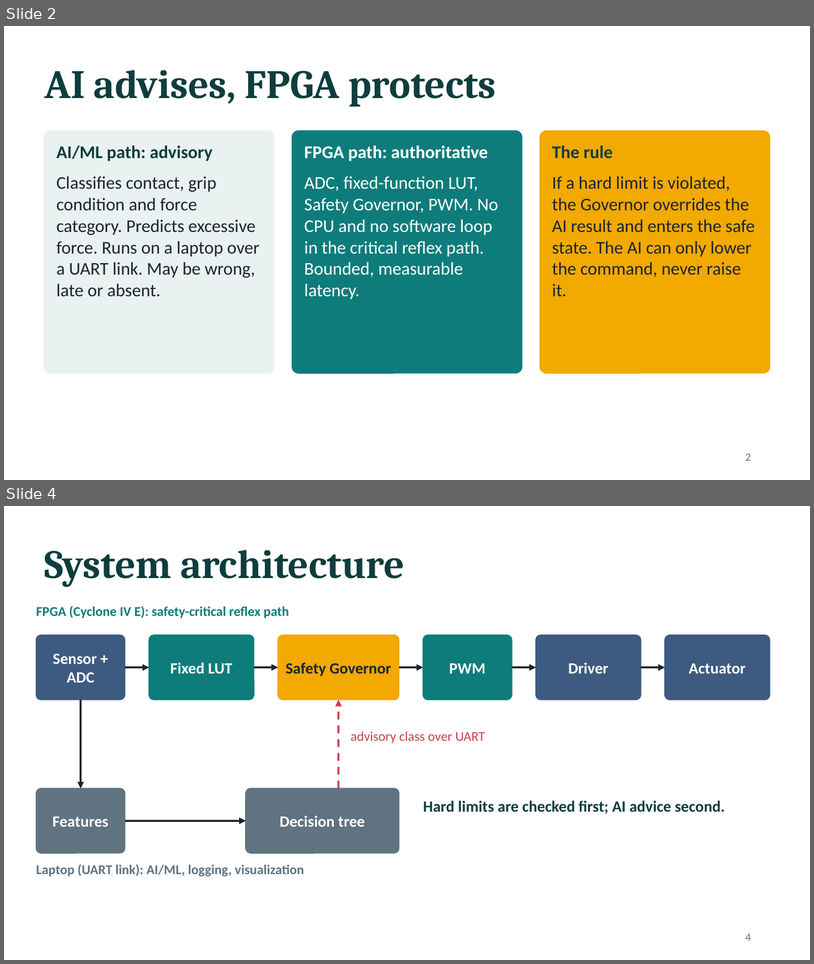
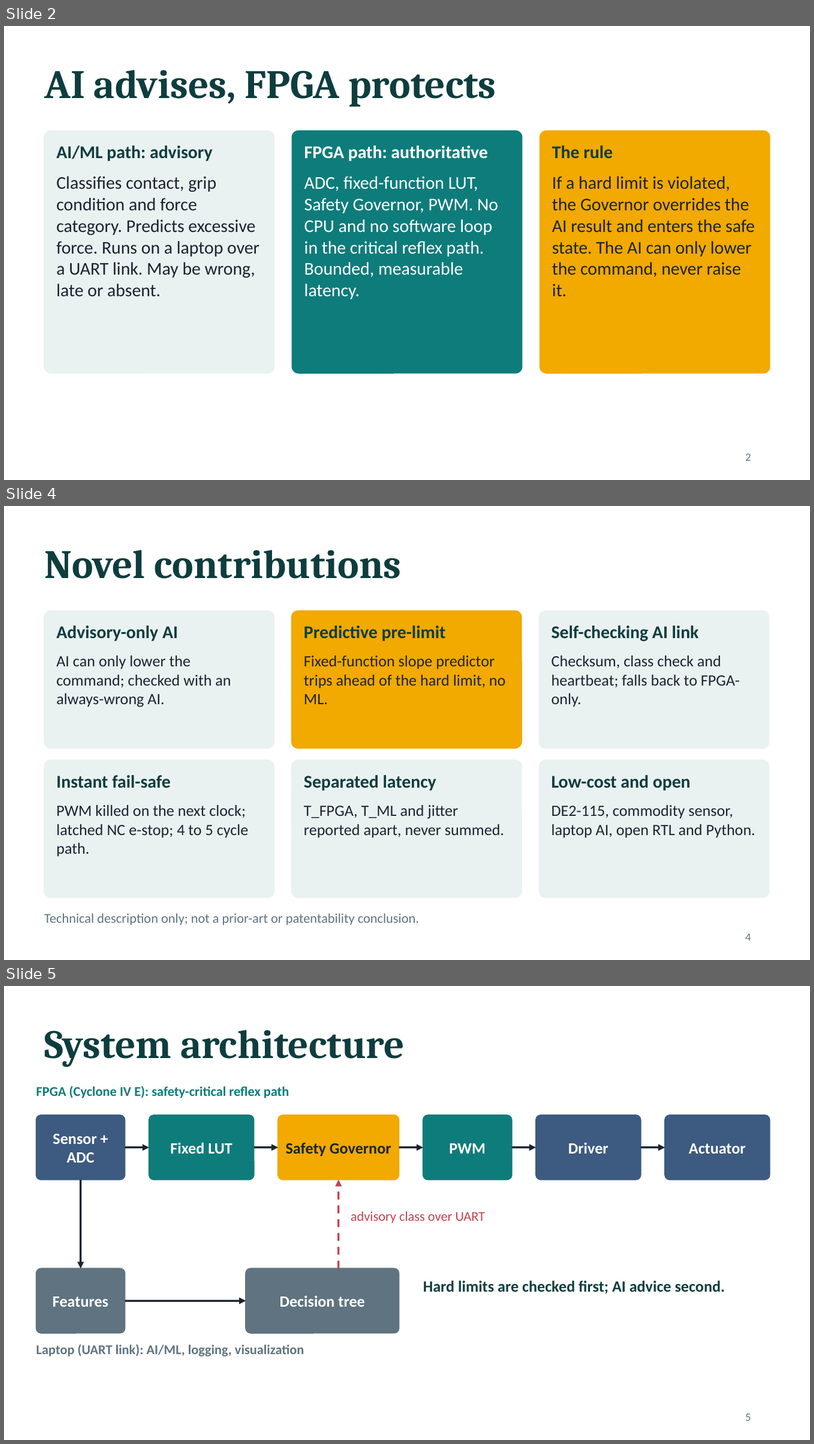
Before and after one commit to sanjiv283/tactile-reflex-system, a slide deck: docs/tactile_reflex_system.pptx. Shown one above the other, each under a label of ours: slides 2 and 4 before the commit, slides 2, 4 and 5 after it; the slides between them are not shown. The pictures are 814x964 and 814x1444 pixels, drawn with LibreOffice and Linux fonts; fonts in the diff are those of the drawing. Boxes give left, top, right and bottom in pixels: in the first picture for what was removed or moved away, otherwise in the second. Text is boxed around its words. In the diff, an @@ line names an element or a change of style, - is before the commit and + after.

```diff
--- a/docs/tactile_reflex_system.pptx
+++ b/docs/tactile_reflex_system.pptx
@@ slide 4 added at (4, 506, 810, 960), background #FFFFFF @@
@@ title added at (44, 550, 402, 579), 36 pt, text #0F3D3E, bold @@
+Novel contributions
@@ rounded rectangle added at (44, 611, 274, 748), fill #EAF1F1, outline #EAF1F1 1 pt @@
@@ rounded rectangle added at (292, 611, 522, 748), fill #F2A900, outline #F2A900 1 pt @@
@@ rounded rectangle added at (539, 611, 769, 748), fill #EAF1F1, outline #EAF1F1 1 pt @@
@@ text added at (56, 625, 178, 641), 16 pt, text #0F3D3E, bold @@
+Advisory-only AI
@@ text added at (304, 625, 446, 641), 16 pt, text #0F3D3E, bold @@
+Predictive pre-limit
@@ text added at (552, 625, 699, 641), 16 pt, text #0F3D3E, bold @@
+Self-checking AI link
@@ text added at (56, 655, 231, 707), 14 pt, text #1B2430 @@
+AI can only lower the command; checked with an always-wrong AI.
@@ text added at (304, 655, 506, 704), 14 pt, text #1B2430 @@
+Fixed-function slope predictor trips ahead of the hard limit, no ML.
@@ text added at (552, 655, 740, 707), 14 pt, text #1B2430 @@
+Checksum, class check and heartbeat; falls back to FPGA-only.
@@ rounded rectangle added at (44, 760, 274, 897), fill #EAF1F1, outline #EAF1F1 1 pt @@
@@ text added at (56, 775, 171, 788), 16 pt, text #0F3D3E, bold @@
+Instant fail-safe
@@ rounded rectangle added at (292, 760, 522, 897), fill #EAF1F1, outline #EAF1F1 1 pt @@
@@ text added at (304, 775, 437, 790), 16 pt, text #0F3D3E, bold @@
+Separated latency
@@ rounded rectangle added at (539, 760, 769, 897), fill #EAF1F1, outline #EAF1F1 1 pt @@
@@ text added at (552, 775, 691, 790), 16 pt, text #0F3D3E, bold @@
+Low-cost and open
@@ text added at (56, 805, 249, 856), 14 pt, text #1B2430 @@
+PWM killed on the next clock; latched NC e-stop; 4 to 5 cycle path.
@@ text added at (304, 805, 504, 838), 14 pt, text #1B2430 @@
+T_FPGA, T_ML and jitter reported apart, never summed.
@@ text added at (552, 805, 756, 838), 14 pt, text #1B2430 @@
+DE2-115, commodity sensor, laptop AI, open RTL and Python.
@@ text added at (44, 913, 419, 925), 12 pt, text #5F7380 @@
+Technical description only; not a prior-art or patentability conclusion.
@@ page number added at (746, 933, 751, 940), 10 pt, text #5F7380 @@
+4
@@ what was slide 4 is now slide 5 @@
@@ page number at (746, 1413, 751, 1420): text changed @@
-4
+5
```
Also in this commit, not shown: 3 slides changed, 1 other slide added, 29 other files.
